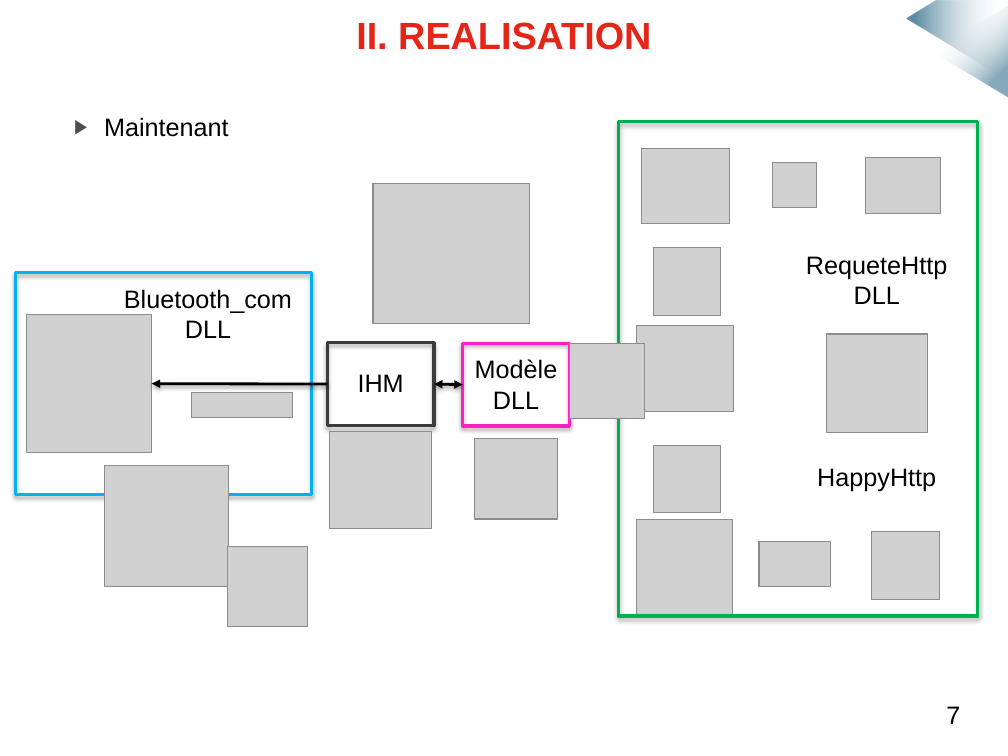
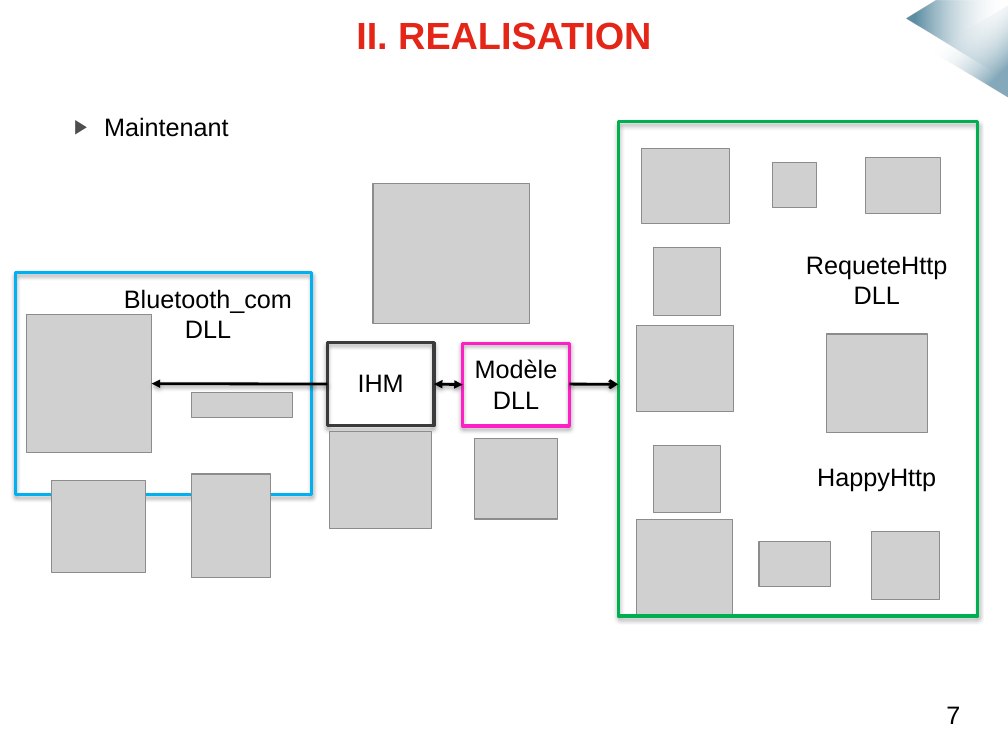
Before and after one commit to mmeven/EP_Domotique_Tablette, a slide deck: slide 11 of Rendu/Diapo_soutenance.pptx. Drawn at 1008x756 pixels with LibreOffice and Linux fonts; fonts in the diff are those of the drawing; grey boxes stand for pictures; background and template pictures are left out. Boxes give left, top, right and bottom in pixels: in the first picture for what was removed or moved away, otherwise in the second. Text is boxed around its words. In the diff, an @@ line names an element or a change of style, - is before the commit and + after.

```diff
--- a/Rendu/Diapo_soutenance.pptx
+++ b/Rendu/Diapo_soutenance.pptx
@@ picture removed at <box>570,344,645,419</box> @@
@@ arrow added from (570, 384) to (618, 384), #000000 2 pt @@
@@ picture removed at <box>104,466,229,587</box> @@
@@ picture added at <box>192,474,271,578</box> @@
@@ picture added at <box>51,481,145,573</box> @@
@@ picture removed at <box>228,546,308,627</box> @@
```
Also in this commit, not shown: 3 other slides changed, 1 slide removed.
